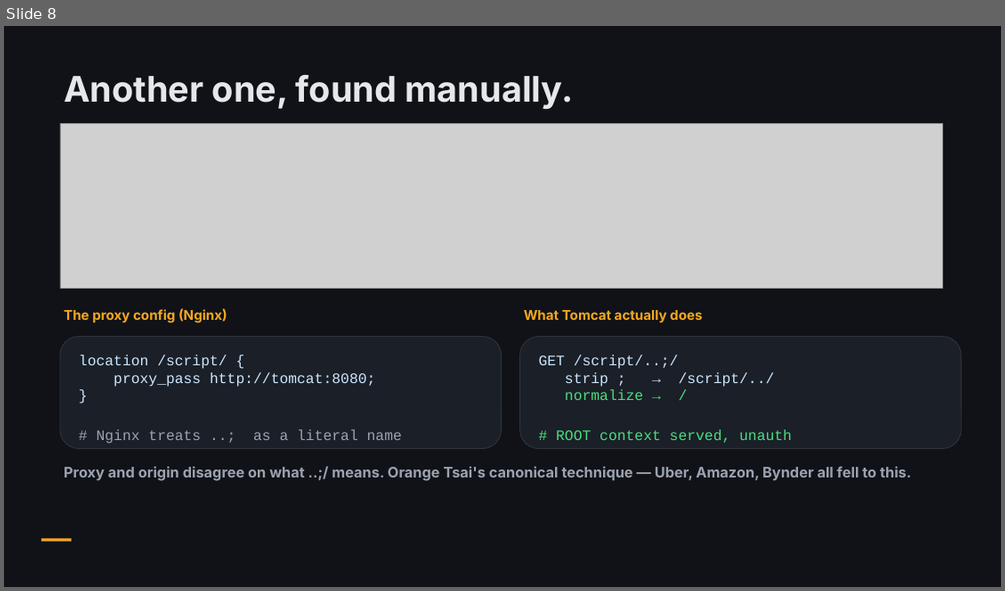
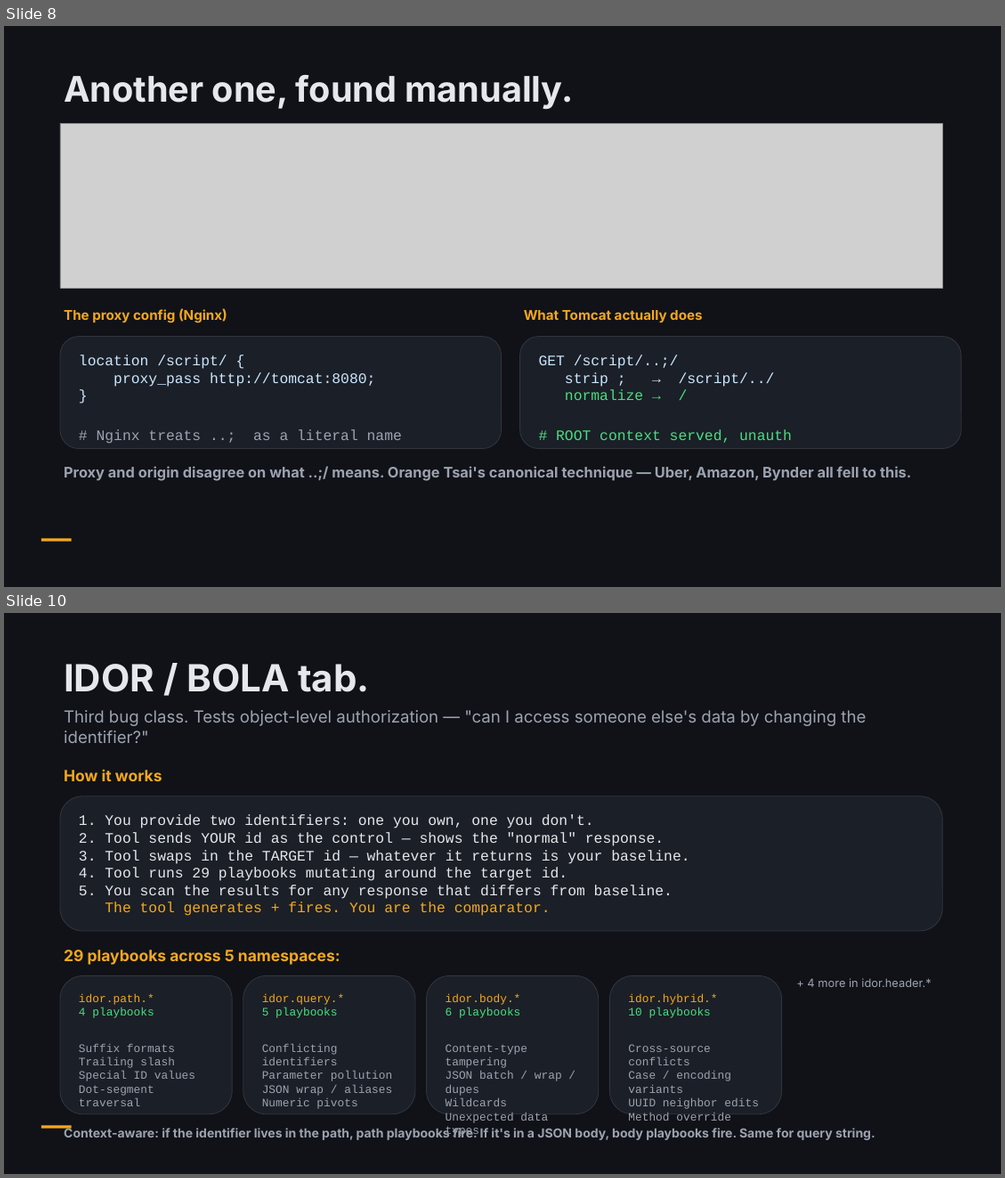
Before and after one commit to NetSPI/BypassFuzzer-Burp, a slide deck: docs/BypassFuzzer-Presentation.pptx. Shown one above the other, each under a label of ours: slide 8 before the commit, slides 8 and 10 after it; the slides between them are not shown. The pictures are 1005x591 and 1005x1178 pixels, drawn with LibreOffice and Linux fonts; fonts in the diff are those of the drawing; grey boxes stand for pictures. Boxes give left, top, right and bottom in pixels: in the first picture for what was removed or moved away, otherwise in the second. Text is boxed around its words. In the diff, an @@ line names an element or a change of style, - is before the commit and + after.

```diff
--- a/docs/BypassFuzzer-Presentation.pptx
+++ b/docs/BypassFuzzer-Presentation.pptx
@@ slide 10 added at (4, 613, 1001, 1174), background #FFFFFF @@
@@ rectangle added at (4, 613, 1001, 1174), fill #101218 @@
@@ text added at (64, 664, 369, 692), 36 pt, text #E5E7EB, bold @@
+IDOR / BOLA tab.
@@ text added at (64, 710, 866, 743), 16 pt, text #9CA3AF @@
+Third bug class. Tests object-level authorization — "can I access someone else's data by changing the identifier?"
@@ text added at (64, 769, 162, 781), 15 pt, text #F4A81E, bold @@
+How it works
@@ rounded rectangle added at (60, 796, 942, 931), fill #1B1F27, outline #30353E 0.75 pt @@
@@ text added at (79, 814, 689, 916), 14 pt, text #E5E7EB @@
+1. You provide two identifiers: one you own, one you don't.
+2. Tool sends YOUR id as the control — shows the "normal" response.
+3. Tool swaps in the TARGET id — whatever it returns is your baseline.
+4. Tool runs 29 playbooks mutating around the target id.
+5. You scan the results for any response that differs from baseline.
+The tool generates + fires. You are the comparator.
@@ text added at (64, 949, 340, 965), 15 pt, text #F4A81E, bold @@
+29 playbooks across 5 namespaces:
@@ rounded rectangle added at (60, 976, 232, 1114), fill #1B1F27, outline #30353E 0.75 pt @@
@@ rounded rectangle added at (243, 976, 415, 1114), fill #1B1F27, outline #30353E 0.75 pt @@
@@ rounded rectangle added at (427, 976, 599, 1114), fill #1B1F27, outline #30353E 0.75 pt @@
@@ rounded rectangle added at (610, 976, 782, 1114), fill #1B1F27, outline #30353E 0.75 pt @@
@@ text added at (807, 978, 930, 987), 11 pt, text #9CA3AF @@
++ 4 more in idor.header.*
@@ text added at (79, 993, 195, 1106), 11 pt, text #9CA3AF @@
+idor.path.*
+4 playbooks
+Suffix formats
+Trailing slash
+Special ID values
+Dot-segment traversal
@@ text added at (262, 993, 392, 1109), 11 pt, text #9CA3AF @@
+idor.query.*
+5 playbooks
+Conflicting identifiers
+Parameter pollution
+JSON wrap / aliases
+Numeric pivots
@@ text added at (445, 993, 562, 1137), 11 pt, text #9CA3AF @@
+idor.body.*
+6 playbooks
+Content-type tampering
+JSON batch / wrap / dupes
+Wildcards
+Unexpected data types
@@ text added at (628, 993, 759, 1120), 11 pt, text #9CA3AF @@
+idor.hybrid.*
+10 playbooks
+Cross-source conflicts
+Case / encoding variants
+UUID neighbor edits
+Method override
@@ rectangle added at (41, 1126, 72, 1128), fill #F4A81E @@
@@ text added at (64, 1127, 875, 1140), 12 pt, text #9CA3AF, bold @@
+Context-aware: if the identifier lives in the path, path playbooks fire. If it's in a JSON body, body playbooks fire. Same for query string.
```
Also in this commit, not shown: 1 slide changed, 6 other files.
